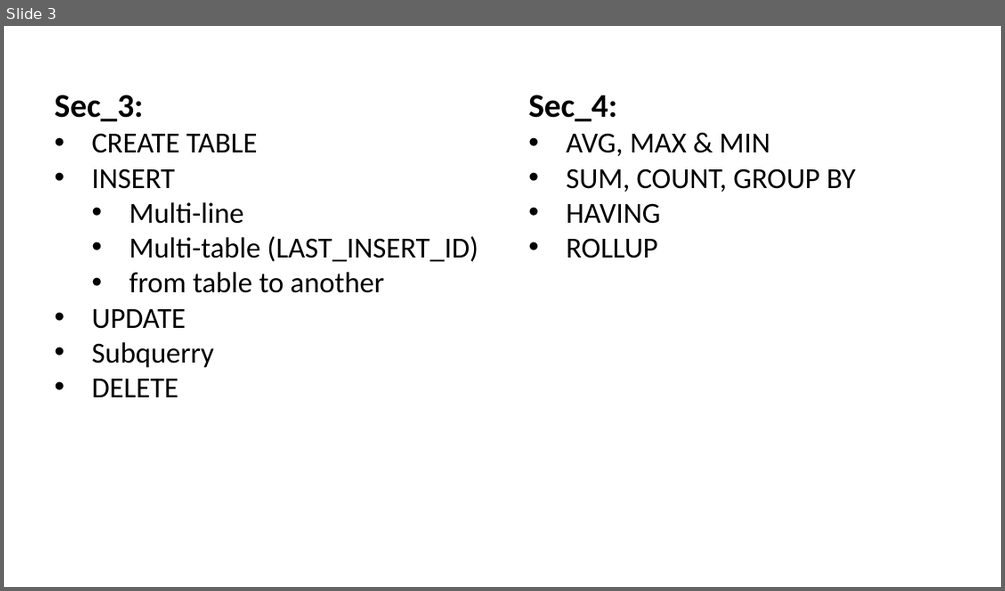
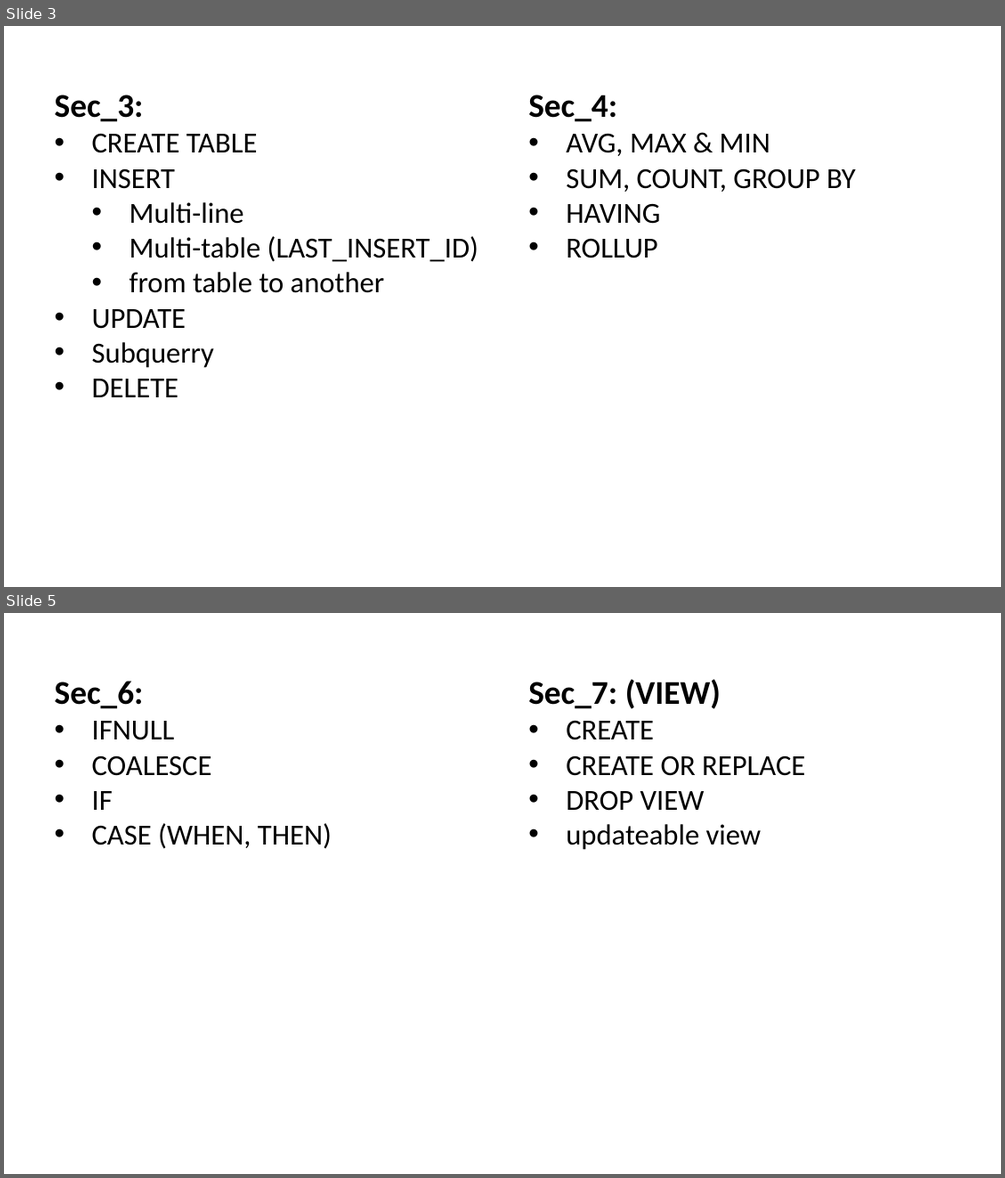
Before and after one commit to Amir-Hofo/Basic_SQL_Commands, a slide deck: list of content.pptx. Shown one above the other, each under a label of ours: slide 3 before the commit, slides 3 and 5 after it; the slides between them are not shown. The pictures are 1005x591 and 1005x1178 pixels, drawn with LibreOffice and Linux fonts; fonts in the diff are those of the drawing. Boxes give left, top, right and bottom in pixels: in the first picture for what was removed or moved away, otherwise in the second. Text is boxed around its words. In the diff, an @@ line names an element or a change of style, - is before the commit and + after.

```diff
--- a/list of content.pptx
+++ b/list of content.pptx
@@ slide 5 added at <box>4,613,1001,1174</box>, background #FFFFFF @@
@@ text added at <box>55,681,332,849</box>, 28 pt, text #000000 @@
+Sec_6:
+• IFNULL
+• COALESCE
+• IF
+• CASE (WHEN, THEN)
@@ text added at <box>528,679,805,850</box>, 28 pt, text #000000 @@
+Sec_7: (VIEW)
+• CREATE
+• CREATE OR REPLACE
+• DROP VIEW
+• updateable view
```
Also in this commit, not shown: 1 slide changed, 1 other slide added, 3 other files.
